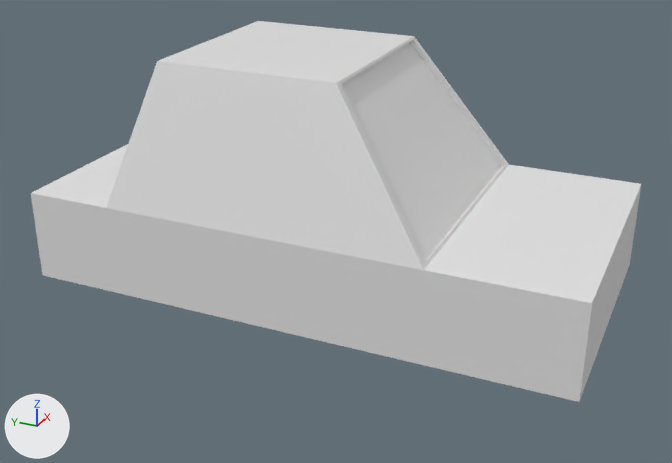
The Blender file Car1.blend, before and after one commit.
The view is the same before and after, from a 50 mm camera at (-8.69, -3.87, 4.32) aimed at (-0.17, -0.03, 0.06). Every picture has the same lights, and +X, +Y and +Z are marked at lower left.

The older version as bpy lines, for what is in view:
```python
me_cube = bpy.data.meshes.new('Cube')
me_cube.from_pydata(...)  # 86 vertices, 84 faces; spans x -1.0..1.0, y -1.0..1.0, z -1.0..4.0
me_cube.materials.append(mat_material)  # white #e7e7e7
me_円 = bpy.data.meshes.new('円')
me_円.from_pydata(...)  # 160 vertices, 130 faces; spans x -1.0..1.0, y -1.0..1.0, z -0.31..0.31
ob_cube = bpy.data.objects.new('Cube', me_cube)
ob_cube.location = (0.0, 0.0, 0.0)
ob_cube.scale = (1.5, 3.0, 0.5)
ob_円 = bpy.data.objects.new('円', me_円)
ob_円.location = (1.5, -2.0, -0.5)
ob_円.rotation_euler = (0.0, 1.571, 0.0)  # degrees (0, 90, 0)
ob_円.scale = (0.65, 0.65, 0.65)
```
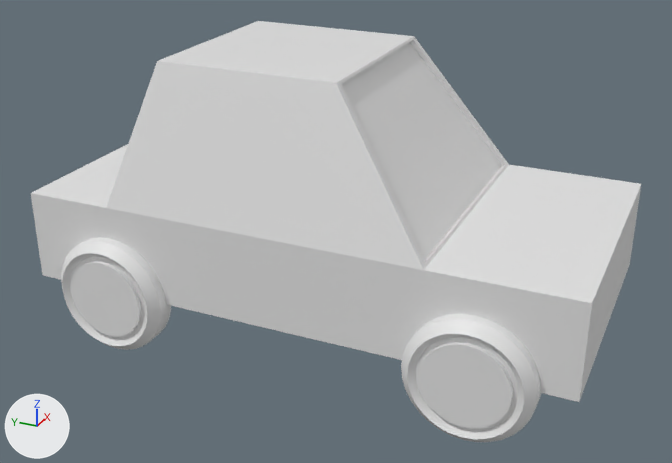
Commit message: 車モデリング中

Changed parts and their boxes (x1, y1, x2, y2) in the pictures (672 x 463 px):
'円', modifiers changed (not visible before): after (61, 237, 541, 442)
'円.001', added: after (72, 261, 513, 428)

The change, as a list of edits to the scene's bpy script:
```text
Add me_円_001:
    me_円_001.from_pydata(...)  # a 32-sided cylinder along z spanning x -0.674..0.674, y -0.674..0.674, z 0.231..0.292
    me_円_001.polygons.foreach_set('use_smooth', [True] * 34)
Change ob_円:
    add _m = ob_円.modifiers.new('ミラー', 'MIRROR')
    add _m.use_axis = (True, True, False)
    add _m.mirror_object = ob_cube
Add ob_円_001:
    ob_円_001 = bpy.data.objects.new('円.001', me_円_001)
    ob_円_001.location = (1.5, -2.0, -0.5)
    ob_円_001.rotation_euler = (0.0, 1.571, 0.0)  # degrees (0, 90, 0)
    ob_円_001.scale = (0.65, 0.65, 0.65)
    _m = ob_円_001.modifiers.new('ミラー', 'MIRROR')
    _m.use_axis = (True, True, False)
    _m.mirror_object = ob_cube
```
